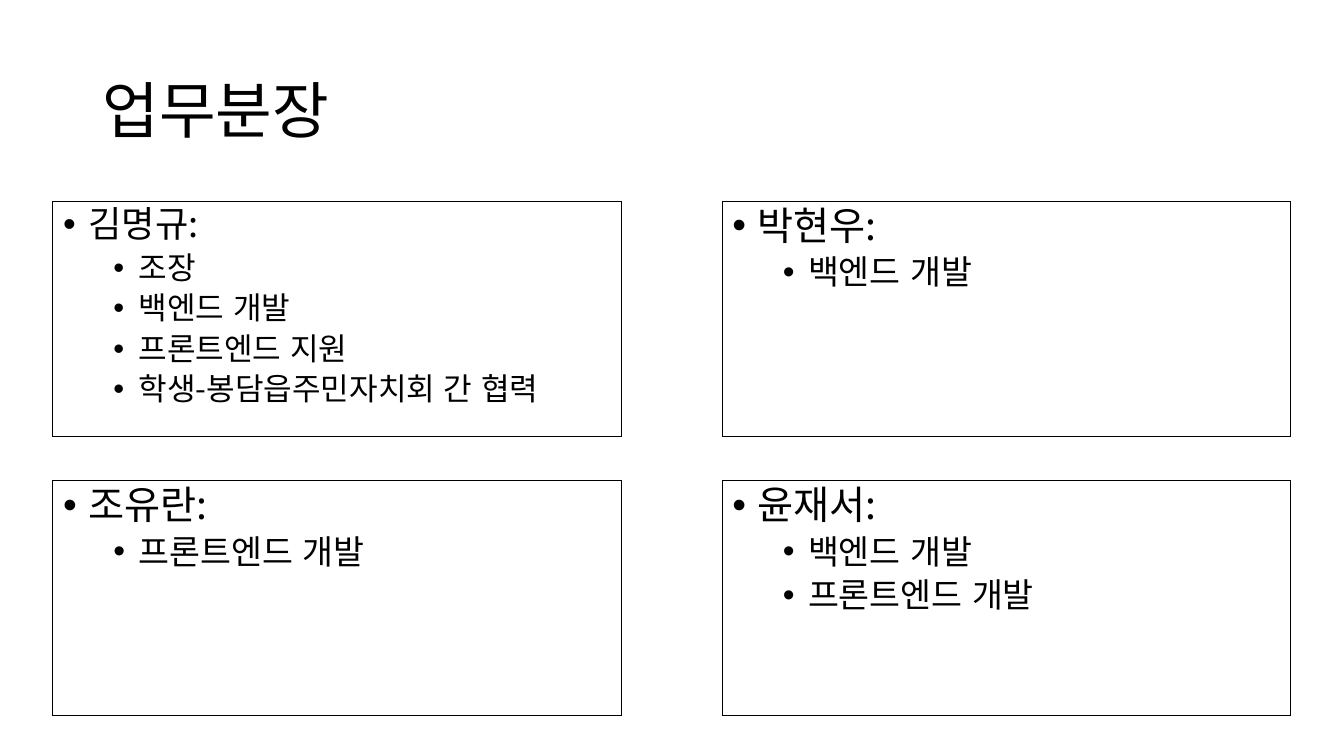
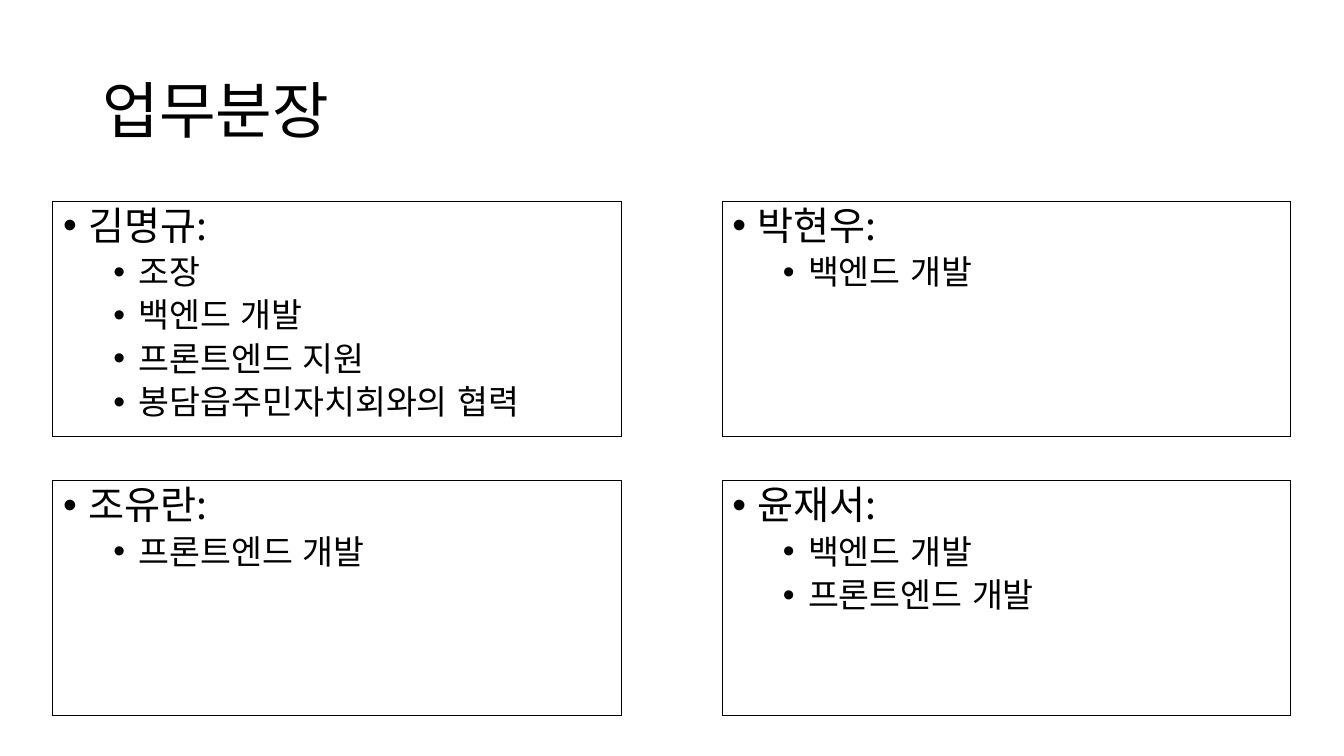
Before and after one commit to bongdam-safety/documents, a slide deck: slide 2 of 업무분장 및 주차별 일정.pptx. Drawn at 1344x756 pixels with LibreOffice and Linux fonts; fonts in the diff are those of the drawing. Boxes give left, top, right and bottom in pixels: in the first picture for what was removed or moved away, otherwise in the second. Text is boxed around its words. In the diff, an @@ line names an element or a change of style, - is before the commit and + after.

Commit message:
업무분장, 주차별 일정, 전시회 계획

```diff
--- a/업무분장 및 주차별 일정.pptx
+++ b/업무분장 및 주차별 일정.pptx
@@ text at box(88, 201, 365, 374): size 25.9 to 28 pt in "김명규:"; size 22.2 to 24 pt in "조장", "백엔드 개발", "프론트엔드 지원" @@
@@ text at box(139, 386, 519, 417): text changed; size 22.2 to 24 pt @@
-  • 학생-봉담읍주민자치회 간 협력
+  • 봉담읍주민자치회와의 협력
```
Also in this commit, not shown: 2 other slides changed, 3 slides added, 1 other file.
